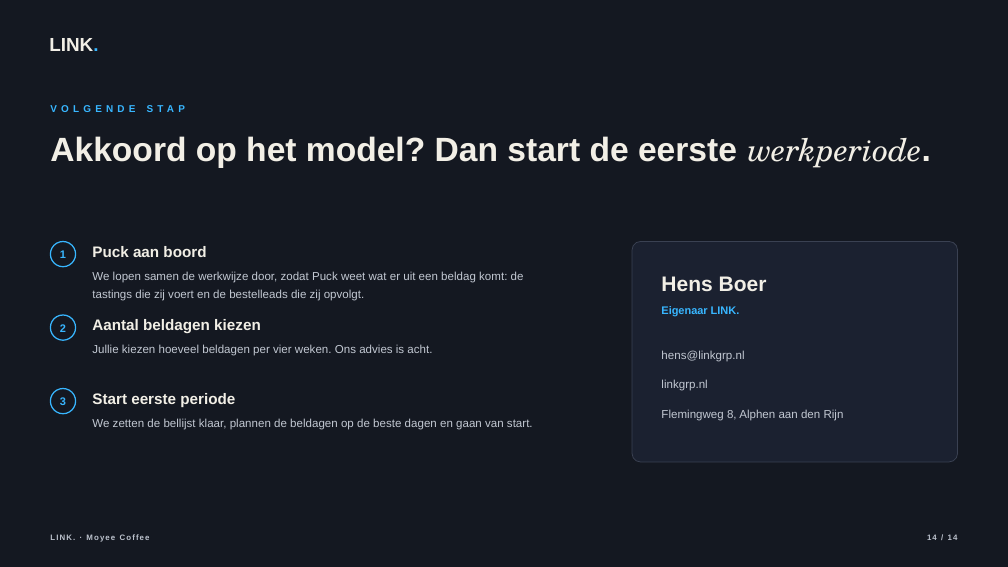
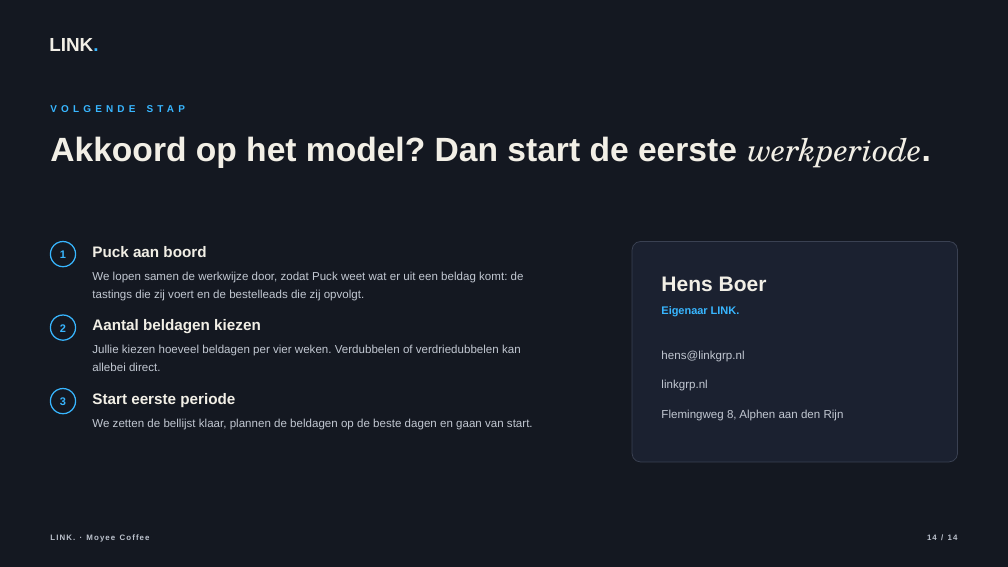
Before and after one commit to hens-lang/Test, a slide deck: slide 14 of output/LINK. voorstel Moyee Coffee.pptx. Drawn at 1008x567 pixels with LibreOffice and Linux fonts; fonts in the diff are those of the drawing. Boxes give left, top, right and bottom in pixels: in the first picture for what was removed or moved away, otherwise in the second. Text is boxed around its words. In the diff, an @@ line names an element or a change of style, - is before the commit and + after.

```diff
--- a/output/LINK. voorstel Moyee Coffee.pptx
+++ b/output/LINK. voorstel Moyee Coffee.pptx
@@ text at (92,344,521,371): text changed @@
-Jullie kiezen hoeveel beldagen per vier weken. Ons advies is acht.
+Jullie kiezen hoeveel beldagen per vier weken. Verdubbelen of verdriedubbelen kan allebei direct.
```
Also in this commit, not shown: 2 other slides changed, 12 other files.
